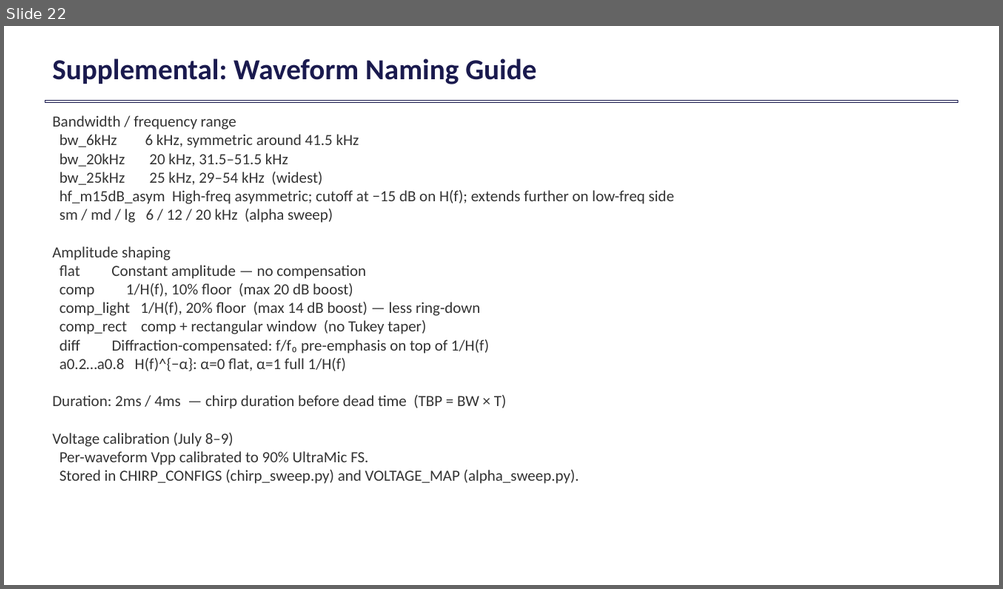
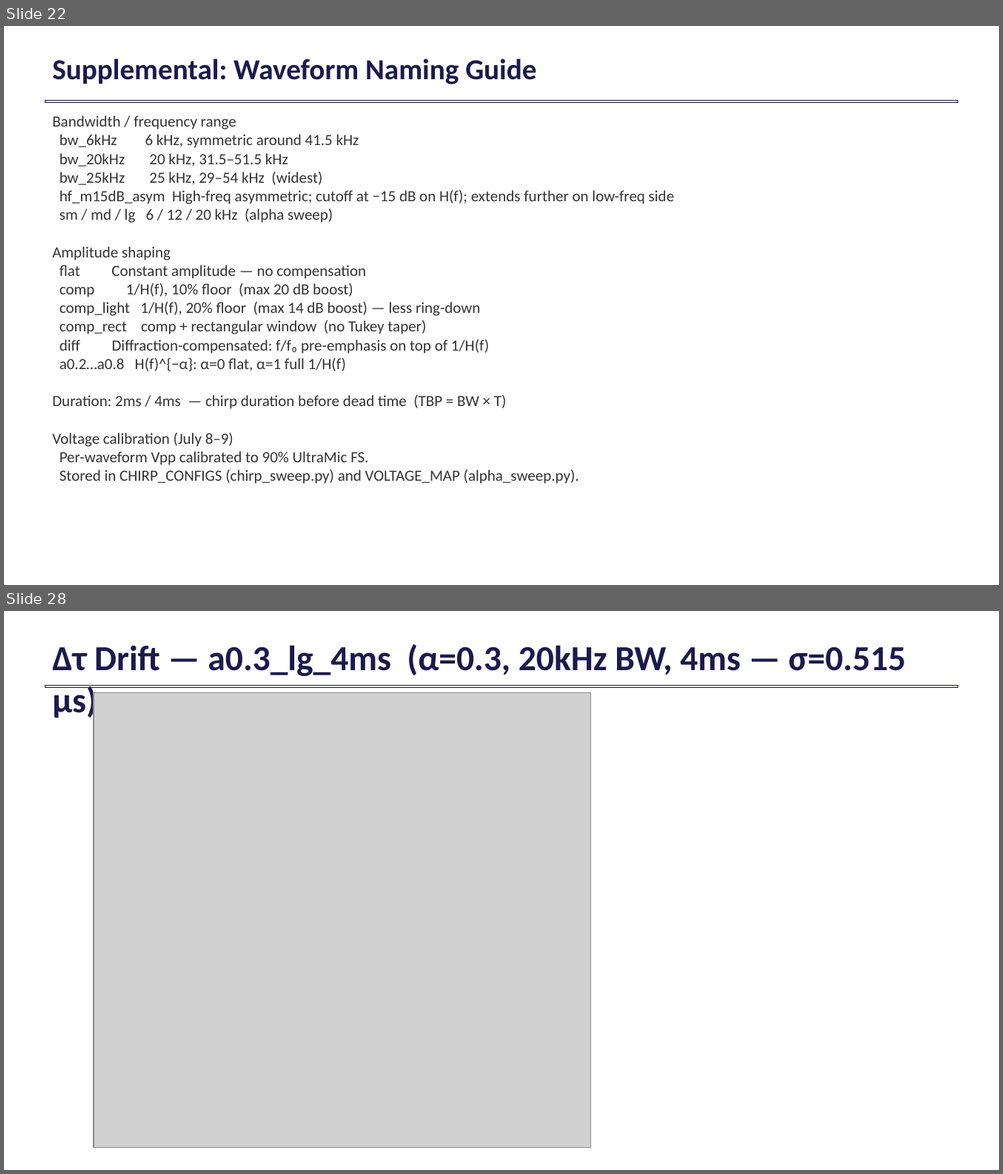
Before and after one commit to cyrusurheim29/batping, a slide deck: siglent_project/BATPING_presentation_July2026.pptx. Shown one above the other, each under a label of ours: slide 22 before the commit, slides 22 and 28 after it; the slides between them are not shown. The pictures are 1003x589 and 1003x1174 pixels, drawn with LibreOffice and Linux fonts; fonts in the diff are those of the drawing; grey boxes stand for pictures. Boxes give left, top, right and bottom in pixels: in the first picture for what was removed or moved away, otherwise in the second. Text is boxed around its words. In the diff, an @@ line names an element or a change of style, - is before the commit and + after.

```diff
--- a/siglent_project/BATPING_presentation_July2026.pptx
+++ b/siglent_project/BATPING_presentation_July2026.pptx
@@ slide 28 added at [4, 611, 999, 1170], background #FFFFFF @@
@@ text added at [52, 644, 906, 676], 34 pt, text #1A1A4E, bold @@
+Δτ Drift — a0.3_lg_4ms (α=0.3, 20kHz BW, 4ms — σ=0.515 μs)
@@ rectangle added at [45, 686, 958, 688], outline #1A1A4E 0.75 pt @@
@@ picture added at [94, 693, 590, 1148] @@
```
Also in this commit, not shown: 5 other slides added.
